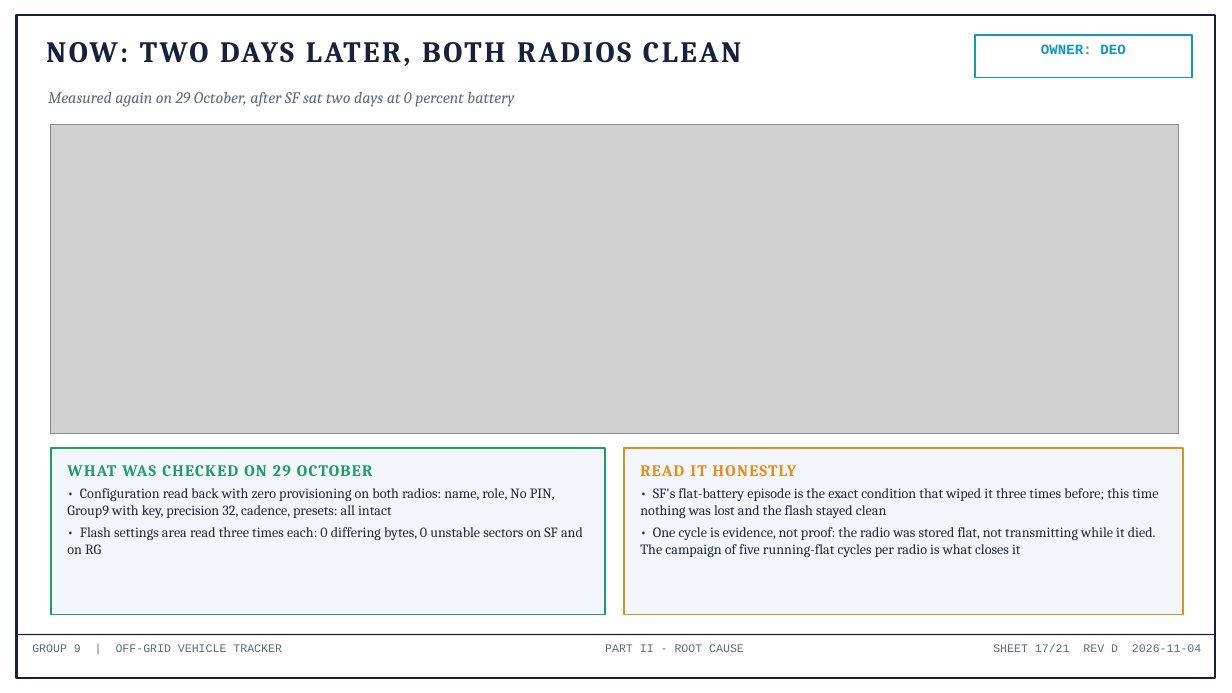
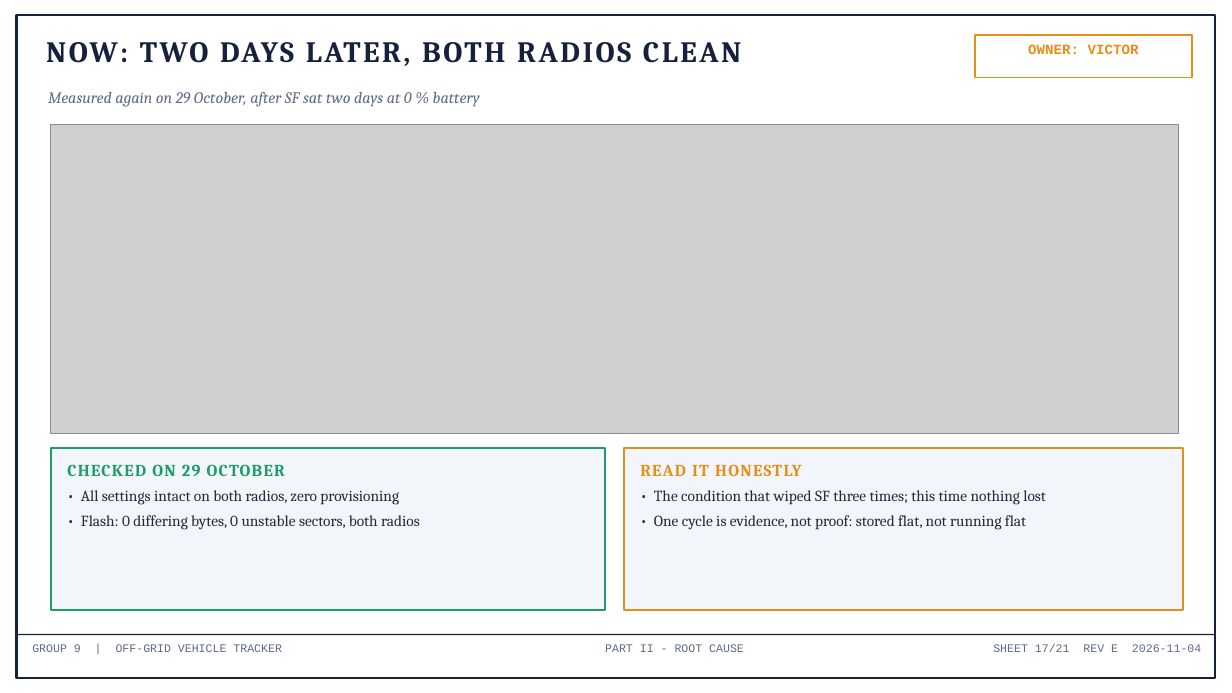
Before and after one commit to deosgracius/offgrid-vehicle-tracker, a slide deck: slide 17 of docs/presentations/Group9_Presentation.pptx. Drawn at 1232x693 pixels with LibreOffice and Linux fonts; fonts in the diff are those of the drawing; grey boxes stand for pictures. Boxes give left, top, right and bottom in pixels: in the first picture for what was removed or moved away, otherwise in the second. Text is boxed around its words. In the diff, an @@ line names an element or a change of style, - is before the commit and + after.

```diff
--- a/docs/presentations/Group9_Presentation.pptx
+++ b/docs/presentations/Group9_Presentation.pptx
@@ rectangle at box(975, 35, 1192, 78): outline #1199BD 1.5 pt to #E58E1A 1.5 pt @@
@@ text at box(1028, 44, 1139, 54): text changed; text colour #1199BD to #E58E1A @@
-OWNER: DEO
+OWNER: VICTOR
@@ text at box(48, 92, 480, 107): text changed @@
-Measured again on 29 October, after SF sat two days at 0 percent battery
+Measured again on 29 October, after SF sat two days at 0 % battery
@@ rectangle: place and size @@
-rectangle at box(51, 448, 605, 615)
+rectangle at box(51, 448, 605, 610)
@@ rectangle: place and size @@
-rectangle at box(624, 448, 1183, 615)
+rectangle at box(624, 448, 1183, 610)
@@ text at box(67, 464, 420, 530): text changed; size 11 to 12 pt @@
-WHAT WAS CHECKED ON 29 OCTOBER
-• Configuration read back with zero provisioning on both radios: name, role, No PIN, Group9 with key, precision 32, cadence, presets: all intact
-• Flash settings area read three times each: 0 differing bytes, 0 unstable sectors on SF and on RG
+CHECKED ON 29 OCTOBER
+• All settings intact on both radios, zero provisioning
+• Flash: 0 differing bytes, 0 unstable sectors, both radios
@@ text at box(640, 464, 802, 476): size 12.5 to 13 pt in "READ IT HONESTLY" @@
@@ text at box(654, 490, 1046, 530): text changed; size 11 to 12 pt @@
-• SF's flat-battery episode is the exact condition that wiped it three times before; this time nothing was lost and the flash stayed clean
-• One cycle is evidence, not proof: the radio was stored flat, not transmitting while it died. The campaign of five running-flat cycles per radio is what closes it
+• The condition that wiped SF three times; this time nothing lost
+• One cycle is evidence, not proof: stored flat, not running flat
@@ text at box(993, 644, 1201, 652): text changed @@
-SHEET 17/21 REV D 2026-11-04
+SHEET 17/21 REV E 2026-11-04
```
Also in this commit, not shown: 20 other slides changed, 24 other files.
